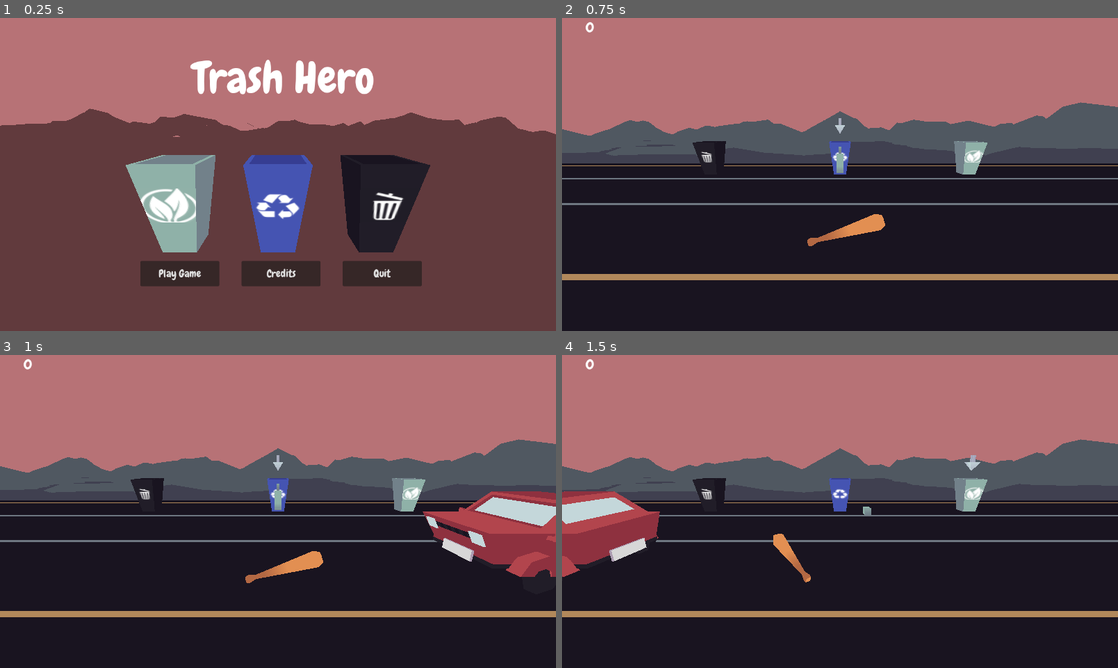
Above: before the commit, frames 1-4 (two rows, left to right).
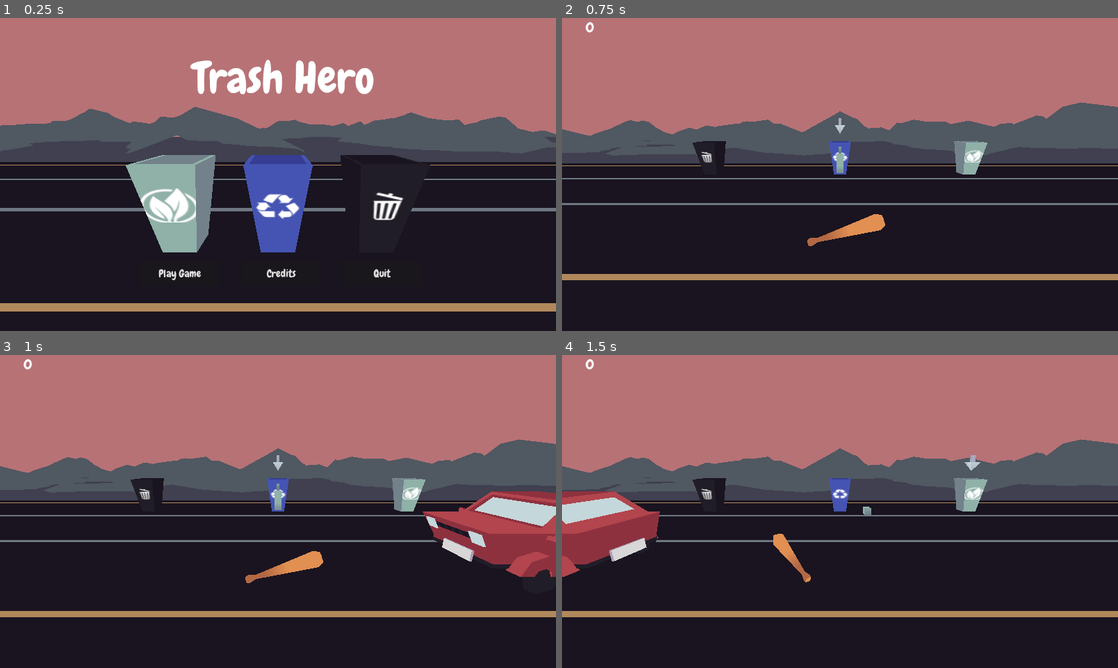
Above: after the commit, the same moments.

Repository: Manas701/SVCGameJam
Game: Godot game, scene res://scenes/opening.tscn
The game is run twice, just before and just after one commit, with the same random seed, the same clock (stepped at 60 frames per second) and the same inputs. This scene is started directly instead of the project's main scene. Sound files missing from this copy of the repository are replaced by a short silence.
Inputs:
- Up to frame 1 (0.25 s): no input
- Up to frame 2 (0.75 s): click "Play Game" at 0.5 s
- Up to frame 3 (1 s): no input
- Up to frame 4 (1.5 s): hold Right (select_right) from 1.28 s (still down); hold Space (swing) from 1.28 s (still down)

The runs differ from the first frame. In frame 1, 57% of the frame differs, in the area x 0-100%, y 28-100%; in frame 2, nothing differs; in frame 3, nothing differs; in frame 4, nothing differs.

Commit message:
fixed environment in opening.tscn

Diff:
--- a/scenes/opening.tscn
+++ b/scenes/opening.tscn
@@ -1,10 +1,11 @@
-[gd_scene load_steps=9 format=3 uid="uid://xxe5bg1qgh0h"]
+[gd_scene load_steps=10 format=3 uid="uid://xxe5bg1qgh0h"]
 
 [ext_resource type="PackedScene" uid="uid://dmsyawi4g6mgw" path="res://scenes/main menu.tscn" id="1_5bewx"]
 [ext_resource type="Script" path="res://assets/scripts/startButton.gd" id="2_3ouev"]
 [ext_resource type="PackedScene" uid="uid://blrsu6t7na4pf" path="res://prefabs/bin_compost.tscn" id="3_5x1yd"]
 [ext_resource type="PackedScene" uid="uid://vx8thkpwhynj" path="res://prefabs/street_environment.tscn" id="4_bpn6e"]
 [ext_resource type="PackedScene" uid="uid://d2hb0qqj1wx6s" path="res://prefabs/world_environment.tscn" id="5_n1ork"]
+[ext_resource type="Material" uid="uid://cfrmr730rvkhs" path="res://assets/3DAssets/models_obj/textures/textureMaterial.tres" id="5_oyqt1"]
 [ext_resource type="PackedScene" uid="uid://dcj2ftby2qt52" path="res://prefabs/bin_trash.tscn" id="6_y4mou"]
 [ext_resource type="PackedScene" uid="uid://e74xo05y6nei" path="res://prefabs/bin_recycle.tscn" id="7_pomkq"]
 [ext_resource type="AudioStream" uid="uid://2u5mk0ke3p0e" path="res://assets/AudioAssets/title_screen_theme.ogg" id="8_o64ld"]
@@ -23,6 +24,8 @@
 [node name="WorldEnvironment" parent="." instance=ExtResource("5_n1ork")]
 
 [node name="street_environment" parent="." instance=ExtResource("4_bpn6e")]
+surface_material_override/0 = ExtResource("5_oyqt1")
+surface_material_override/1 = ExtResource("5_oyqt1")
 
 [node name="Bin_Compost" parent="." instance=ExtResource("3_5x1yd")]
 transform = Transform3D(-8.74228e-08, 0, 2, 0, 2, 0, -2, 0, -8.74228e-08, 3.76752, 0, 2.14774)
